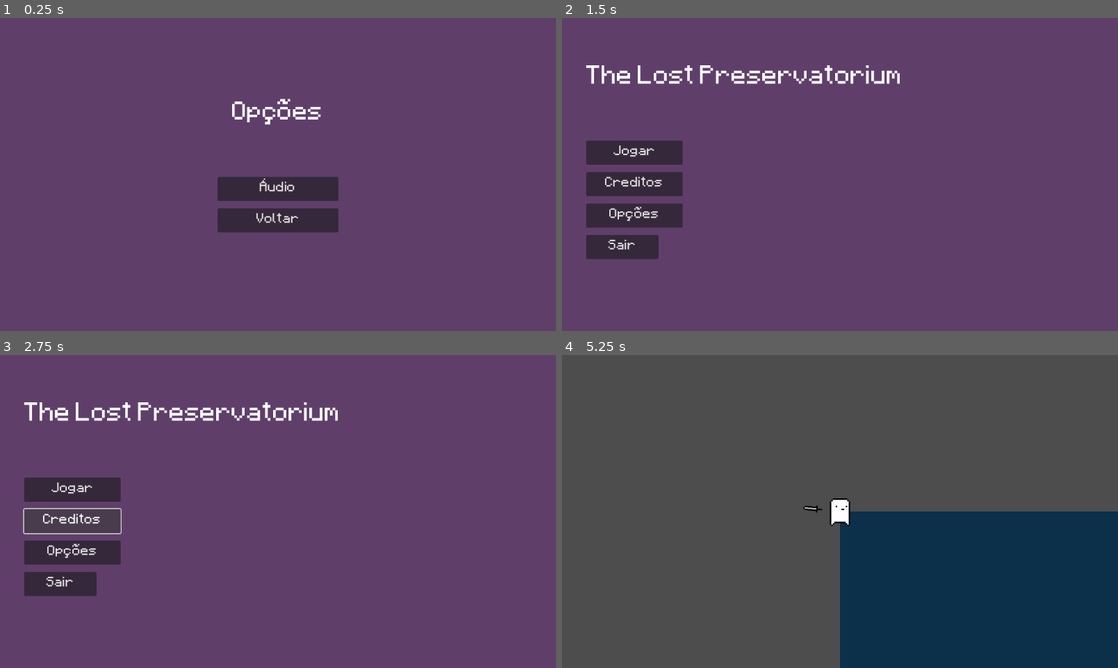
Above: before the commit, frames 1-4 (two rows, left to right).
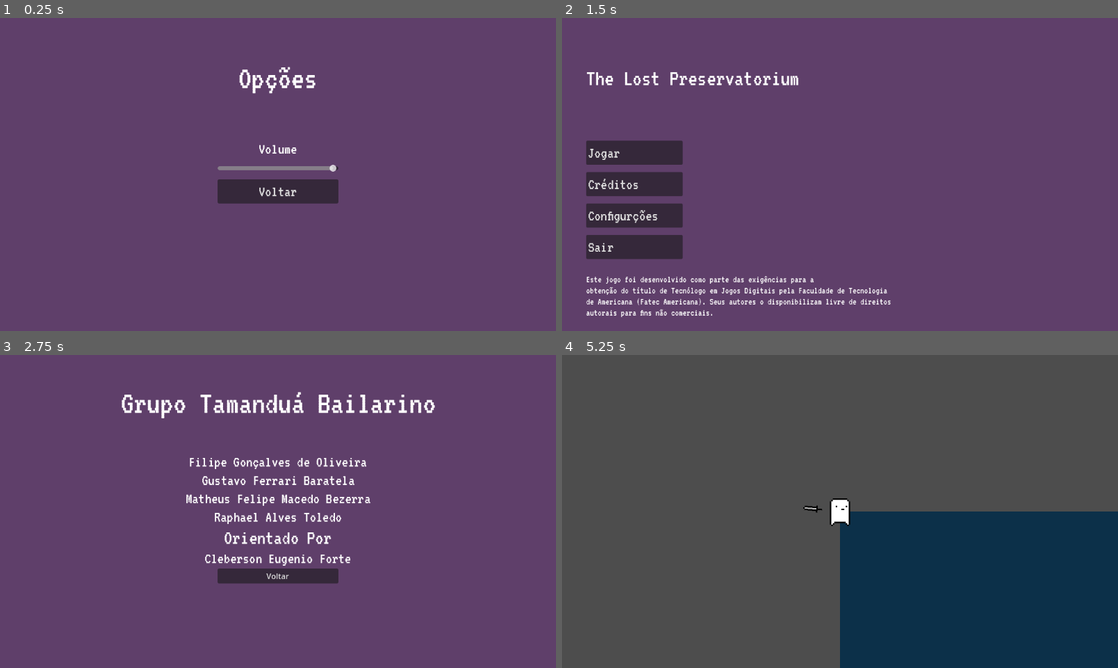
Above: after the commit, the same moments.

Repository: Shiftersout/gp-roguelite
Game: Godot game, scene res://Scenes/options.tscn
Two runs of this game, one before a commit and one after it. Both use one fixed random seed, a clock stepped at 60 frames per second and the inputs below. This scene is started directly instead of the project's main scene.
Inputs (mouse positions are in pixels of both pictures, inside the frame that each line leads up to):
- Up to frame 1 (0.25 s): no input
- Up to frame 2 (1.5 s): click (840, 190) at 0.5 s, where only the run before the commit has a clickable "Áudio"; click (840, 221) at 1.25 s, where only the run before the commit has a clickable "Voltar"
- Up to frame 3 (2.75 s): click "Creditos" (after the commit: "Créditos") at 2 s
- Up to frame 4 (5.25 s): click (840, 577) at 2.75 s, where only the run after the commit has a clickable "Voltar"; click "Opções" (after the commit: "Configurções") at 3.5 s; click "Voltar" at 4.25 s; click "Jogar" at 5 s

The runs differ from the first frame. In frame 1, 3.4% of the frame differs, in the area x 39-61%, y 15-69%; in frame 2, 4.2%; in frame 3, 10%, in the area x 4-79%, y 11-78%; in frame 4, nothing differs.

Commit message:
Volume e Créditos
Criado sistema de volume.

Criado os créditos.

Diff:
--- /dev/null
+++ b/Scenes/credits.tscn
@@ -0,0 +1,98 @@
+[gd_scene load_steps=3 format=3 uid="uid://c76i7spjdat2s"]
+
+[ext_resource type="Script" path="res://Scripts/credits.gd" id="1_q2ehg"]
+[ext_resource type="FontFile" uid="uid://c0s3dqn0rih02" path="res://Font/VT323-Regular.ttf" id="2_iunmu"]
+
+[node name="credits" type="Control"]
+layout_mode = 3
+anchors_preset = 15
+anchor_right = 1.0
+anchor_bottom = 1.0
+grow_horizontal = 2
+grow_vertical = 2
+script = ExtResource("1_q2ehg")
+
+[node name="ColorRect" type="ColorRect" parent="."]
+layout_mode = 1
+anchors_preset = 15
+anchor_right = 1.0
+anchor_bottom = 1.0
+grow_horizontal = 2
+grow_vertical = 2
+color = Color(0.372549, 0.247059, 0.415686, 1)
+
+[node name="MainContainer" type="VBoxContainer" parent="."]
+custom_minimum_size = Vector2(550, 0)
+layout_mode = 1
+anchors_preset = 5
+anchor_left = 0.5
+anchor_right = 0.5
+offset_left = -337.5
+offset_right = 337.5
+offset_bottom = 499.0
+grow_horizontal = 2
+
+[node name="Title" type="Label" parent="MainContainer"]
+custom_minimum_size = Vector2(0, 200)
+layout_mode = 2
+size_flags_horizontal = 4
+size_flags_vertical = 0
+theme_override_fonts/font = ExtResource("2_iunmu")
+theme_override_font_sizes/font_size = 68
+text = "Grupo Tamanduá Bailarino"
+vertical_alignment = 1
+
+[node name="Filipe" type="Label" parent="MainContainer"]
+layout_mode = 2
+theme_override_fonts/font = ExtResource("2_iunmu")
+theme_override_font_sizes/font_size = 33
+text = "Filipe Gonçalves de Oliveira
+"
+horizontal_alignment = 1
+
+[node name="Gustavo" type="Label" parent="MainContainer"]
+layout_mode = 2
+theme_override_fonts/font = ExtResource("2_iunmu")
+theme_override_font_sizes/font_size = 33
+text = "Gustavo Ferrari Baratela"
+horizontal_alignment = 1
+
+[node name="Matheus" type="Label" parent="MainContainer"]
+layout_mode = 2
+theme_override_fonts/font = ExtResource("2_iunmu")
+theme_override_font_sizes/font_size = 33
+text = "Matheus Felipe Macedo Bezerra"
+horizontal_alignment = 1
+
+[node name="Raphel" type="Label" parent="MainContainer"]
+layout_mode = 2
+theme_override_constants/line_spacing = 50
+theme_override_fonts/font = ExtResource("2_iunmu")
+theme_override_font_sizes/font_size = 33
+text = "Raphael Alves Toledo"
+horizontal_alignment = 1
+
+[node name="SubTitle" type="Label" parent="MainContainer"]
+layout_mode = 2
+theme_override_constants/line_spacing = 25
+theme_override_fonts/font = ExtResource("2_iunmu")
+theme_override_font_sizes/font_size = 43
+text = "Orientado Por"
+horizontal_alignment = 1
+
+[node name="Cleberson" type="Label" parent="MainContainer"]
+layout_mode = 2
+theme_override_constants/line_spacing = 50
+theme_override_fonts/font = ExtResource("2_iunmu")
+theme_override_font_sizes/font_size = 33
+text = "Cleberson Eugenio Forte"
+horizontal_alignment = 1
+
+[node name="Back" type="Button" parent="MainContainer"]
+custom_minimum_size = Vector2(250, 0)
+layout_mode = 2
+size_flags_horizontal = 4
+text = "Voltar
+"
+
+[connection signal="pressed" from="MainContainer/Back" to="." method="_on_back_pressed"]
--- a/Scenes/menu.tscn
+++ b/Scenes/menu.tscn
@@ -1,7 +1,7 @@
 [gd_scene load_steps=3 format=3 uid="uid://cmrggdtmeef5w"]
 
 [ext_resource type="Script" path="res://Scripts/menu.gd" id="1_84dkl"]
-[ext_resource type="FontFile" uid="uid://cmyuju23fvs8j" path="res://Font/Minecraftia-Regular.ttf" id="2_bht7x"]
+[ext_resource type="FontFile" uid="uid://c0s3dqn0rih02" path="res://Font/VT323-Regular.ttf" id="3_0x0ln"]
 
 [node name="menu" type="Control"]
 layout_mode = 3
@@ -33,9 +33,10 @@
 [node name="Label" type="Label" parent="MainContainer"]
 custom_minimum_size = Vector2(0, 250)
 layout_mode = 2
-theme_override_fonts/font = ExtResource("2_bht7x")
-theme_override_font_sizes/font_size = 43
-text = "The Lost Preservatorium"
+theme_override_fonts/font = ExtResource("3_0x0ln")
+theme_override_font_sizes/font_size = 48
+text = "The Lost Preservatorium
+"
 vertical_alignment = 1
 
 [node name="HBoxContainer" type="HBoxContainer" parent="MainContainer"]
@@ -57,35 +58,53 @@
 size_flags_horizontal = 0
 auto_translate = false
 localize_numeral_system = false
-theme_override_fonts/font = ExtResource("2_bht7x")
-theme_override_font_sizes/font_size = 23
+theme_override_fonts/font = ExtResource("3_0x0ln")
+theme_override_font_sizes/font_size = 33
 text = "Jogar"
+alignment = 0
 
 [node name="Credits" type="Button" parent="MainContainer/HBoxContainer/VBoxContainer" groups=["button"]]
 custom_minimum_size = Vector2(200, 50)
 layout_mode = 2
 size_flags_horizontal = 0
-theme_override_fonts/font = ExtResource("2_bht7x")
-theme_override_font_sizes/font_size = 23
-text = "Creditos"
+theme_override_fonts/font = ExtResource("3_0x0ln")
+theme_override_font_sizes/font_size = 33
+text = "Créditos"
+alignment = 0
 
 [node name="Options" type="Button" parent="MainContainer/HBoxContainer/VBoxContainer" groups=["button"]]
 custom_minimum_size = Vector2(200, 50)
 layout_mode = 2
 size_flags_horizontal = 0
-theme_override_fonts/font = ExtResource("2_bht7x")
-theme_override_font_sizes/font_size = 23
-text = "Opções"
+theme_override_fonts/font = ExtResource("3_0x0ln")
+theme_override_font_sizes/font_size = 33
+text = "Configurções"
+alignment = 0
 
 [node name="Quit" type="Button" parent="MainContainer/HBoxContainer/VBoxContainer" groups=["button"]]
-custom_minimum_size = Vector2(150, 50)
+custom_minimum_size = Vector2(200, 50)
 layout_mode = 2
 size_flags_horizontal = 0
 size_flags_stretch_ratio = 0.6
-theme_override_fonts/font = ExtResource("2_bht7x")
-theme_override_font_sizes/font_size = 23
+theme_override_fonts/font = ExtResource("3_0x0ln")
+theme_override_font_sizes/font_size = 33
 text = "Sair
 "
+alignment = 0
+
+[node name="Label" type="Label" parent="."]
+layout_mode = 0
+offset_left = 50.0
+offset_top = 516.0
+offset_right = 682.0
+offset_bottom = 620.0
+theme_override_fonts/font = ExtResource("3_0x0ln")
+theme_override_font_sizes/font_size = 20
+text = "Este jogo foi desenvolvido como parte das exigências para a
+obtenção do título de Tecnólogo em Jogos Digitais pela Faculdade de Tecnologia
+de Americana (Fatec Americana). Seus autores o disponibilizam livre de direitos
+autorais para fins não comerciais."
+vertical_alignment = 2
 
 [connection signal="mouse_entered" from="MainContainer/HBoxContainer/VBoxContainer/Play" to="." method="_on_play_mouse_entered"]
 [connection signal="pressed" from="MainContainer/HBoxContainer/VBoxContainer/Play" to="." method="_on_play_pressed"]
--- a/Scenes/options.tscn
+++ b/Scenes/options.tscn
@@ -1,7 +1,8 @@
-[gd_scene load_steps=3 format=3 uid="uid://dct2gmywgcv5k"]
+[gd_scene load_steps=4 format=3 uid="uid://dct2gmywgcv5k"]
 
-[ext_resource type="FontFile" uid="uid://cmyuju23fvs8j" path="res://Font/Minecraftia-Regular.ttf" id="1_1noj5"]
 [ext_resource type="Script" path="res://Scripts/options.gd" id="1_wrx7g"]
+[ext_resource type="FontFile" uid="uid://c0s3dqn0rih02" path="res://Font/VT323-Regular.ttf" id="2_aqgb0"]
+[ext_resource type="Script" path="res://Scripts/HSlider.gd" id="3_cl0tl"]
 
 [node name="options" type="Control"]
 layout_mode = 3
@@ -24,24 +25,21 @@
 [node name="MainContainer" type="VBoxContainer" parent="."]
 custom_minimum_size = Vector2(550, 0)
 layout_mode = 1
-anchors_preset = 8
+anchors_preset = 5
 anchor_left = 0.5
-anchor_top = 0.5
 anchor_right = 0.5
-anchor_bottom = 0.5
 offset_left = -275.0
-offset_top = -249.5
 offset_right = 275.0
-offset_bottom = 249.5
+offset_bottom = 456.0
 grow_horizontal = 2
-grow_vertical = 2
 
 [node name="Label" type="Label" parent="MainContainer"]
 custom_minimum_size = Vector2(0, 250)
 layout_mode = 2
 size_flags_horizontal = 4
-theme_override_fonts/font = ExtResource("1_1noj5")
-theme_override_font_sizes/font_size = 42
+theme_override_constants/line_spacing = 250
+theme_override_fonts/font = ExtResource("2_aqgb0")
+theme_override_font_sizes/font_size = 68
 text = "Opções"
 vertical_alignment = 1
 
@@ -58,20 +56,28 @@
 size_flags_vertical = 0
 theme_override_constants/separation = 15
 
-[node name="Audio" type="Button" parent="MainContainer/HBoxContainer/VBoxContainer"]
-custom_minimum_size = Vector2(250, 50)
+[node name="Label" type="Label" parent="MainContainer/HBoxContainer/VBoxContainer"]
 layout_mode = 2
-size_flags_horizontal = 4
-theme_override_fonts/font = ExtResource("1_1noj5")
-theme_override_font_sizes/font_size = 23
-text = "Áudio"
+theme_override_fonts/font = ExtResource("2_aqgb0")
+theme_override_font_sizes/font_size = 33
+text = "Volume
+"
+horizontal_alignment = 1
+
+[node name="HSlider" type="HSlider" parent="MainContainer/HBoxContainer/VBoxContainer"]
+layout_mode = 2
+min_value = -80.0
+max_value = 1.0
+step = 0.0
+value = -41.0
+script = ExtResource("3_cl0tl")
 
 [node name="Back" type="Button" parent="MainContainer/HBoxContainer/VBoxContainer"]
 custom_minimum_size = Vector2(250, 50)
 layout_mode = 2
 size_flags_horizontal = 4
-theme_override_fonts/font = ExtResource("1_1noj5")
-theme_override_font_sizes/font_size = 23
+theme_override_fonts/font = ExtResource("2_aqgb0")
+theme_override_font_sizes/font_size = 33
 text = "Voltar"
 
 [connection signal="pressed" from="MainContainer/HBoxContainer/VBoxContainer/Back" to="." method="_on_back_pressed"]
--- /dev/null
+++ b/Scripts/HSlider.gd
@@ -0,0 +1,6 @@
+extends HSlider
+
+
+
+func _value_changed(new_value):
+	AudioServer.set_bus_volume_db(AudioServer.get_bus_index("Master"), new_value)
--- /dev/null
+++ b/Scripts/MusicController.gd
@@ -0,0 +1,11 @@
+extends Node
+
+var menu_music = load("res://Font/testeSom.mp3")
+var game_music = load("res://Font/testeSom.mp3")
+
+func _ready():
+	play_music()
+
+func play_music():
+	$Music.stream = menu_music
+	$Music.play()
--- /dev/null
+++ b/Scripts/credits.gd
@@ -0,0 +1,5 @@
+extends Control
+
+
+func _on_back_pressed():
+	get_tree().change_scene_to_file("res://Scenes/menu.tscn")
--- a/Scripts/menu.gd
+++ b/Scripts/menu.gd
@@ -1,14 +1,14 @@
 extends Control
 
+#func _ready():
+	#MusicController.play_music()
+
 func _on_play_pressed():
-
 	get_tree().change_scene_to_file("res://Scenes/main_scene.tscn")
 
-#Descomentar quanto tiver a tela de créditosd
-#func _on_credits_pressed():
-	#get_tree().change_scene_to_file("res://Scenes/credits.tscn")
+func _on_credits_pressed():
+	get_tree().change_scene_to_file("res://Scenes/credits.tscn")
 
-#Descomentar quando tiver a tela de opções
 func _on_options_pressed():
 	get_tree().change_scene_to_file("res://Scenes/options.tscn")
 
--- a/Scripts/options.gd
+++ b/Scripts/options.gd
@@ -1,5 +1,8 @@
 extends Control
+@onready var master_slider = $MainContainer/HBoxContainer/VBoxContainer/HSlider
 
+func _ready():
+	master_slider.value = AudioServer.get_bus_volume_db(AudioServer.get_bus_index("Master"))
 
 func _on_back_pressed():
 	get_tree().change_scene_to_file("res://Scenes/menu.tscn")
--- /dev/null
+++ b/autoloads/MusicController.tscn
@@ -0,0 +1,8 @@
+[gd_scene load_steps=2 format=3 uid="uid://db27xefn6cy3a"]
+
+[ext_resource type="Script" path="res://Scripts/MusicController.gd" id="1_vb7wf"]
+
+[node name="MusicController" type="Node"]
+script = ExtResource("1_vb7wf")
+
+[node name="Music" type="AudioStreamPlayer" parent="."]
--- a/project.godot
+++ b/project.godot
@@ -15,6 +15,10 @@
 config/features=PackedStringArray("4.1", "Forward Plus")
 boot_splash/bg_color=Color(0.0235294, 0.156863, 0.192157, 1)
 config/icon="res://icon.svg"
+
+[autoload]
+
+MusicController="*res://autoloads/MusicController.tscn"
 
 [display]
 
Binary file removed: Font/Minecraftia-Regular.ttf
Binary file added: Font/VT323-Regular.ttf
Not shown, changed: Font/VT323-Regular.ttf.import
Not shown, added: Font/testeSom.mp3.import
Not shown, added: Font/testeSom.mp3
Not shown, added: Scripts/testeSom.mpeg
